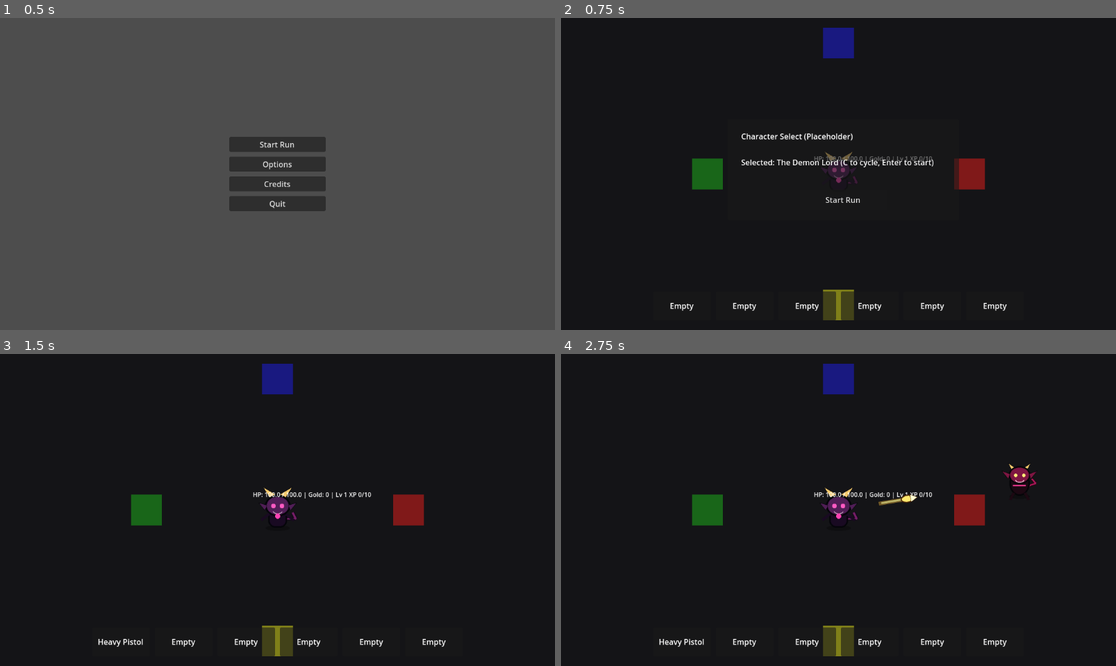
Above: before the commit, frames 1-4 (two rows, left to right).
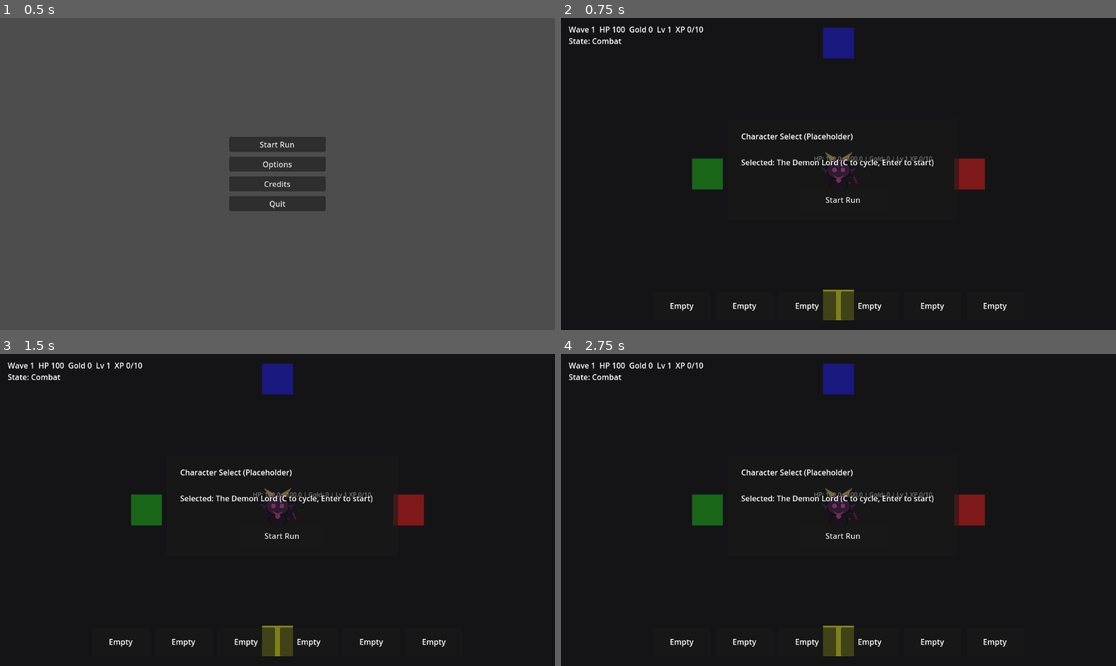
Above: after the commit, the same moments.

Repository: KevinRabbe/bullet-hell-roughe-lite
Game: Godot game, scene res://scenes/ui/MainMenu.tscn
Same seed, same stepped clock (60 frames per second), same inputs: the game is played once before the commit and once after it.
Inputs (mouse positions are in pixels of both pictures, inside the frame that each line leads up to):
- Up to frame 1 (0.5 s): no input
- Up to frame 2 (0.75 s): click "Start Run" at 0.5 s
- Up to frame 3 (1.5 s): click "Start Run" at 1.25 s
- Up to frame 4 (2.75 s): click (844, 534) at 2 s, where only the run after the commit has a clickable "Start Run"

Frame 1 is identical in both runs. In frame 2, 0.3% of the frame differs, in the area x 1-26%, y 2-9%; in frame 3, 1.5%; in frame 4, 1.8%, in the area x 1-86%, y 2-94%.

Commit message:
Issue #59: add run HUDController for core run stats

Diff:
--- a/scenes/game/Main.tscn
+++ b/scenes/game/Main.tscn
@@ -10,6 +10,7 @@
 [ext_resource type="Script" path="res://scripts/game/shop_controller.gd" id="8"]
 [ext_resource type="Script" path="res://scripts/game/boss_manager.gd" id="9"]
 [ext_resource type="Script" path="res://scripts/ui/equipped_weapon_hud.gd" id="10"]
+[ext_resource type="Script" path="res://scripts/ui/run_hud_controller.gd" id="11"]
 
 [node name="Main" type="Node2D"]
 script = ExtResource("2")
@@ -250,6 +251,40 @@
 offset_right = 330.0
 offset_bottom = 190.0
 text = "Start Run"
+
+[node name="RunHUD" type="CanvasLayer" parent="."]
+
+[node name="Control" type="Control" parent="RunHUD"]
+layout_mode = 3
+anchors_preset = 15
+anchor_right = 1.0
+anchor_bottom = 1.0
+grow_horizontal = 2
+grow_vertical = 2
+script = ExtResource("11")
+player_path = NodePath("../../Player")
+enemy_spawner_path = NodePath("../../EnemySpawner")
+wave_intermission_panel_path = NodePath("../../WaveIntermission/Panel")
+shop_panel_path = NodePath("../../ShopUI/Panel")
+level_up_panel_path = NodePath("../../LevelUpUI/Panel")
+stats_label_path = NodePath("StatsLabel")
+state_label_path = NodePath("StateLabel")
+
+[node name="StatsLabel" type="Label" parent="RunHUD/Control"]
+layout_mode = 1
+offset_left = 16.0
+offset_top = 12.0
+offset_right = 560.0
+offset_bottom = 36.0
+text = "Wave 1  HP 100  Gold 0  Lv 1  XP 0/10"
+
+[node name="StateLabel" type="Label" parent="RunHUD/Control"]
+layout_mode = 1
+offset_left = 16.0
+offset_top = 36.0
+offset_right = 240.0
+offset_bottom = 60.0
+text = "State: Combat"
 
 [node name="EquippedWeaponHUD" type="CanvasLayer" parent="."]
 
--- /dev/null
+++ b/scripts/ui/run_hud_controller.gd
@@ -0,0 +1,60 @@
+extends Control
+
+@export var player_path: NodePath
+@export var enemy_spawner_path: NodePath
+@export var wave_intermission_panel_path: NodePath
+@export var shop_panel_path: NodePath
+@export var level_up_panel_path: NodePath
+@export var stats_label_path: NodePath
+@export var state_label_path: NodePath
+
+var player: Node
+var enemy_spawner: Node
+var wave_intermission_panel: Control
+var shop_panel: Control
+var level_up_panel: Control
+var stats_label: Label
+var state_label: Label
+
+func _ready() -> void:
+	if player_path != NodePath():
+		player = get_node_or_null(player_path)
+	if enemy_spawner_path != NodePath():
+		enemy_spawner = get_node_or_null(enemy_spawner_path)
+	if wave_intermission_panel_path != NodePath():
+		wave_intermission_panel = get_node_or_null(wave_intermission_panel_path)
+	if shop_panel_path != NodePath():
+		shop_panel = get_node_or_null(shop_panel_path)
+	if level_up_panel_path != NodePath():
+		level_up_panel = get_node_or_null(level_up_panel_path)
+	if stats_label_path != NodePath():
+		stats_label = get_node_or_null(stats_label_path)
+	if state_label_path != NodePath():
+		state_label = get_node_or_null(state_label_path)
+	_update_hud()
+
+func _process(_delta: float) -> void:
+	_update_hud()
+
+func _update_hud() -> void:
+	if player == null or enemy_spawner == null:
+		return
+	if stats_label != null:
+		var hp := float(player.get("current_hp"))
+		var gold := int(player.get("current_gold"))
+		var level := int(player.get("current_level"))
+		var xp := int(player.get("current_xp"))
+		var xp_to_next := int(player.get("xp_to_next_level"))
+		var wave := int(enemy_spawner.get("current_wave_index"))
+		stats_label.text = "Wave %d  HP %.0f  Gold %d  Lv %d  XP %d/%d" % [wave, hp, gold, level, xp, xp_to_next]
+	if state_label != null:
+		state_label.text = "State: %s" % _get_run_state()
+
+func _get_run_state() -> String:
+	if level_up_panel != null and level_up_panel.visible:
+		return "Level Up"
+	if shop_panel != null and shop_panel.visible:
+		return "Shop"
+	if wave_intermission_panel != null and wave_intermission_panel.visible:
+		return "Intermission"
+	return "Combat"
Not shown: 1 places in scenes/game/Main.tscn that only renumber resources
